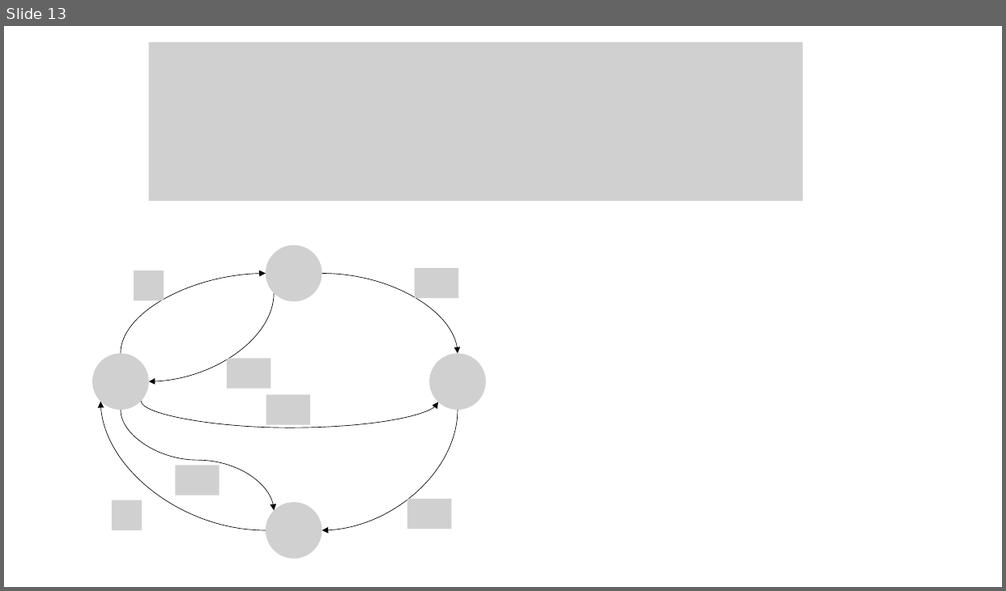
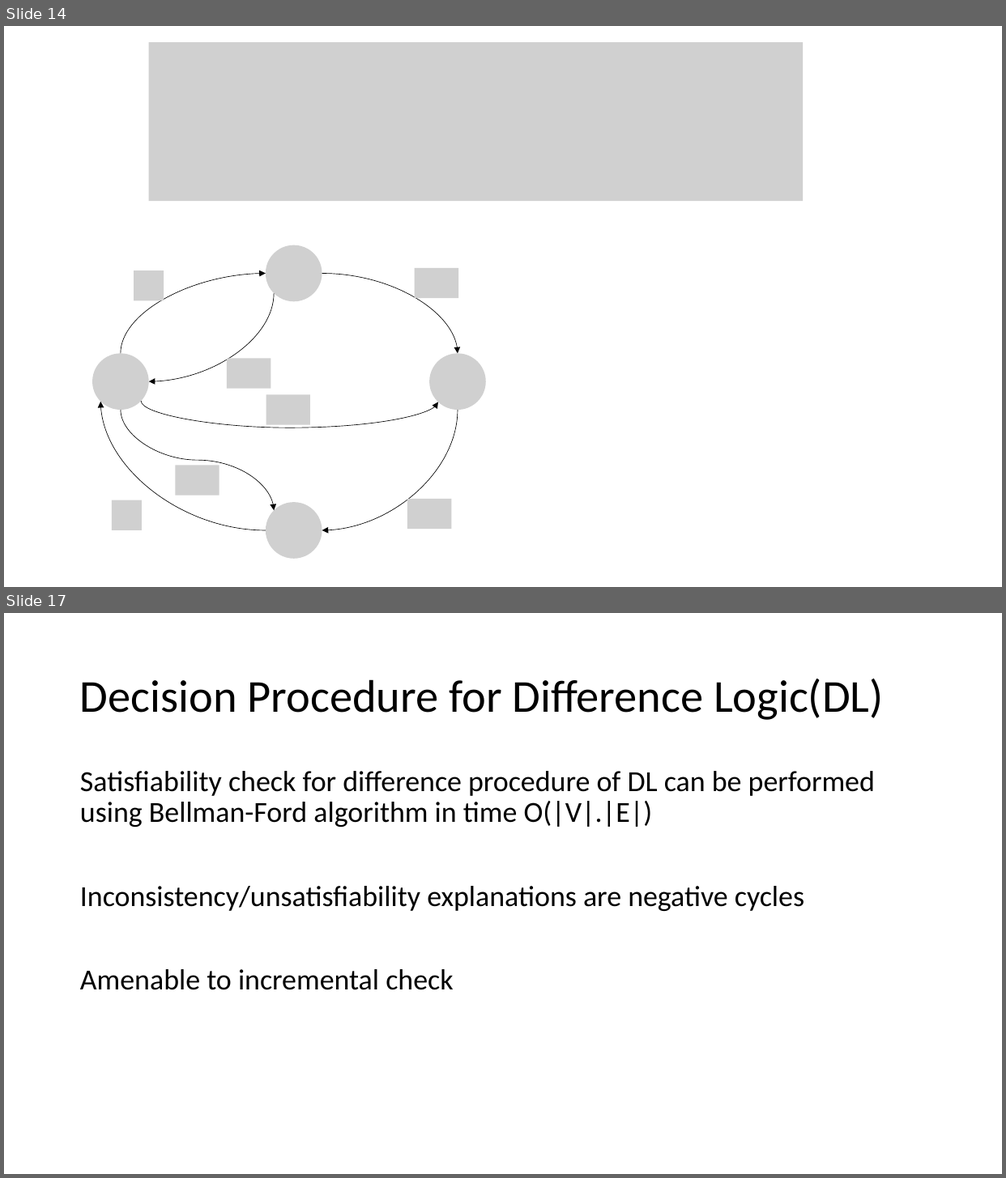
Before and after one commit to sayanmitracode/cpsbooksite, a slide deck: Slides/2025/L5_smt.pptx. Shown one above the other, each under a label of ours: slide 13 before the commit, slides 14 and 17 after it; the slides between them are not shown. The pictures are 1006x591 and 1006x1178 pixels, drawn with LibreOffice and Linux fonts; fonts in the diff are those of the drawing; grey boxes stand for pictures. Boxes give left, top, right and bottom in pixels: in the first picture for what was removed or moved away, otherwise in the second. Text is boxed around its words. In the diff, an @@ line names an element or a change of style, - is before the commit and + after.

```diff
--- a/Slides/2025/L5_smt.pptx
+++ b/Slides/2025/L5_smt.pptx
@@ slide 17 added at [4,613,1002,1174], background #FFFFFF @@
@@ title added at [80,679,883,720], 44 pt, text #000000 @@
+Decision Procedure for Difference Logic(DL)
@@ text added at [80,771,875,990], 28 pt, text #000000 @@
+Satisfiability check for difference procedure of DL can be performed using Bellman-Ford algorithm in time O(|V|.|E|)
+Inconsistency/unsatisfiability explanations are negative cycles
+Amenable to incremental check
@@ what was slide 13 is now slide 14 @@
```
Also in this commit, not shown: 1 slide changed, 4 other slides added, 3 slides removed, 1 other file.
